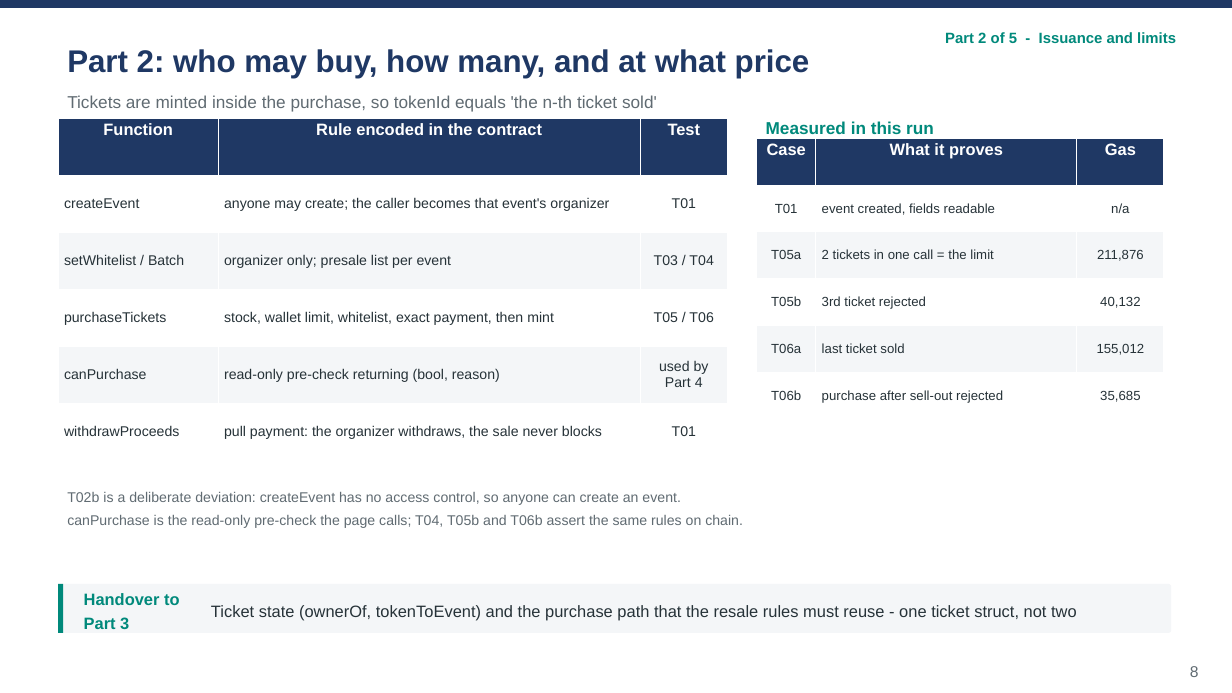
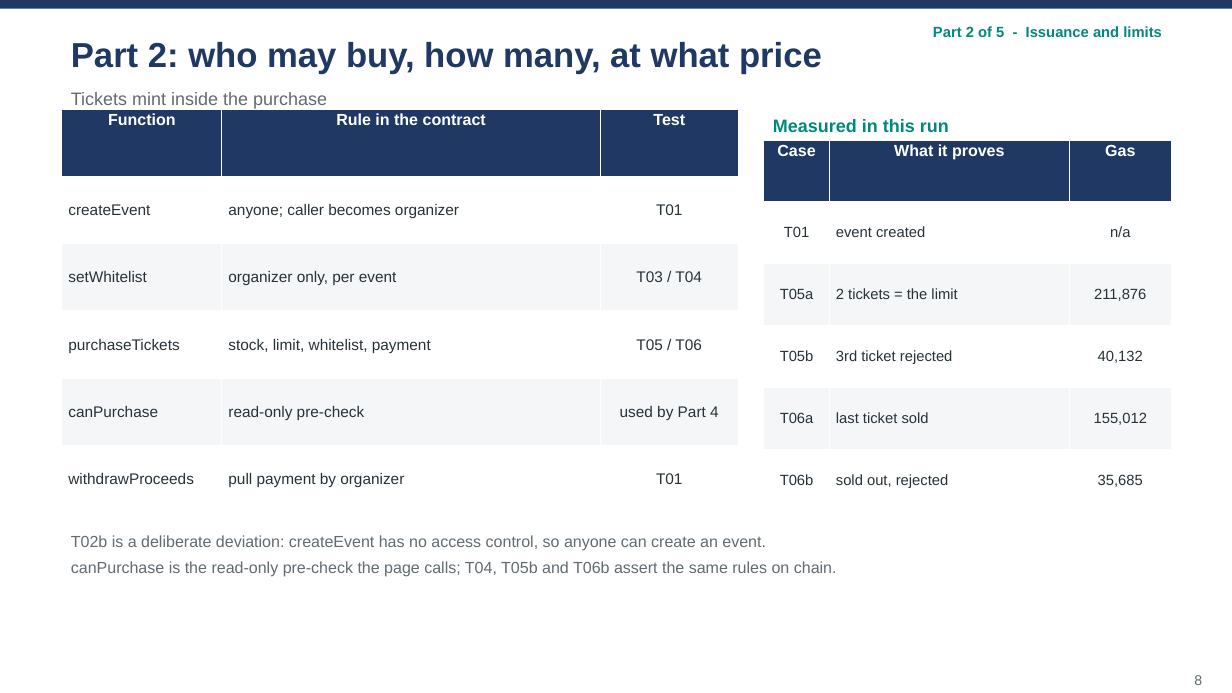
Before and after one commit to wangzai-dao/FTEC5520_AntiScalping, a slide deck: slide 8 of presentation/final_presentation.pptx. Drawn at 1232x693 pixels with LibreOffice and Linux fonts; fonts in the diff are those of the drawing. Boxes give left, top, right and bottom in pixels: in the first picture for what was removed or moved away, otherwise in the second. Text is boxed around its words. In the diff, an @@ line names an element or a change of style, - is before the commit and + after.

```diff
--- a/presentation/final_presentation.pptx
+++ b/presentation/final_presentation.pptx
@@ text "Part 2 of 5 - ...": place and size @@
-text "Part 2 of 5 - ..." at [945,31,1176,47]
+text "Part 2 of 5 - ..." at [933,26,1162,37]
@@ text "Part 2 of 5 - ..." at [933,26,1162,37]: size 11.6 to 11.5 pt; line spacing 1.25 to 1.15 @@
@@ text at [71,42,822,74]: text changed; size 24.4 to 27 pt @@
-Part 2: who may buy, how many, and at what price
+Part 2: who may buy, how many, at what price
@@ table at [62,109,738,513] @@
-row 1, column 2: Rule encoded in the contract
+row 1, column 2: Rule in the contract
-row 2, column 2: anyone may create; the caller becomes that event's organizer
+row 2, column 2: anyone; caller becomes organizer
-row 3, column 1: setWhitelist / Batch
+row 3, column 1: setWhitelist
-row 3, column 2: organizer only; presale list per event
+row 3, column 2: organizer only, per event
-row 4, column 2: stock, wallet limit, whitelist, exact payment, then mint
+row 4, column 2: stock, limit, whitelist, payment
-row 5, column 2: read-only pre-check returning (bool, reason)
+row 5, column 2: read-only pre-check
-row 6, column 2: pull payment: the organizer withdraws, the sale never blocks
+row 6, column 2: pull payment by organizer
@@ size 12.8 to 12.5 pt in "Function", "Test" @@
@@ size 11 to 12 pt in "createEvent", "T01", "T03 / T04", "purchaseTickets" and 5 more places @@
@@ table: place and size @@
-table at [58,118,727,460]
+table at [62,109,738,513]
@@ text at [71,92,327,109]: text changed; size 13.4 to 14 pt @@
-Tickets are minted inside the purchase, so tokenId equals 'the n-th ticket sold'
+Tickets mint inside the purchase
@@ text "Measured in this run": place and size @@
-text "Measured in this run" at [766,121,934,134]
+text "Measured in this run" at [773,119,949,132]
@@ text "Measured in this run" at [773,119,949,132]: size 13.4 to 14 pt; line spacing 1.25 to 1.15 @@
@@ table at [764,140,1172,512] @@
-row 2, column 2: event created, fields readable
+row 2, column 2: event created
-row 3, column 2: 2 tickets in one call = the limit
+row 3, column 2: 2 tickets = the limit
-row 6, column 2: purchase after sell-out rejected
+row 6, column 2: sold out, rejected
@@ size 12.8 to 12.5 pt in "Case", "What it proves", "Gas" @@
@@ size 10.4 to 11.5 pt in "T01", "n/a", "T05a", "211,876" and 8 more places @@
@@ table: place and size @@
-table at [757,139,1165,420]
+table at [764,140,1172,512]
@@ text "T02b is a deliberate deviation: ...": place and size @@
-text "T02b is a deliberate deviation: ..." at [67,492,743,528]
+text "T02b is a deliberate deviation: ..." at [71,535,837,577]
@@ text "T02b is a deliberate deviation: ..." at [71,535,837,577]: size 11 to 12.5 pt @@
@@ rounded rectangle removed at [58,584,1172,633] @@
@@ rectangle removed at [58,584,64,633] @@
@@ text removed at [84,593,179,629] @@
-Handover to Part 3
@@ text removed at [211,605,1077,621] @@
-Ticket state (ownerOf, tokenToEvent) and the purchase path that the resale rules must reuse - one ticket struct, not two
@@ text "8": place and size @@
-text "8" at [1190,666,1199,677]
+text "8" at [1194,675,1202,685]
@@ text "8" at [1194,675,1202,685]: size 12.2 to 11 pt; line spacing 1.25 to 1.15 @@
```
Also in this commit, not shown: 22 other slides changed, 1 other file.
